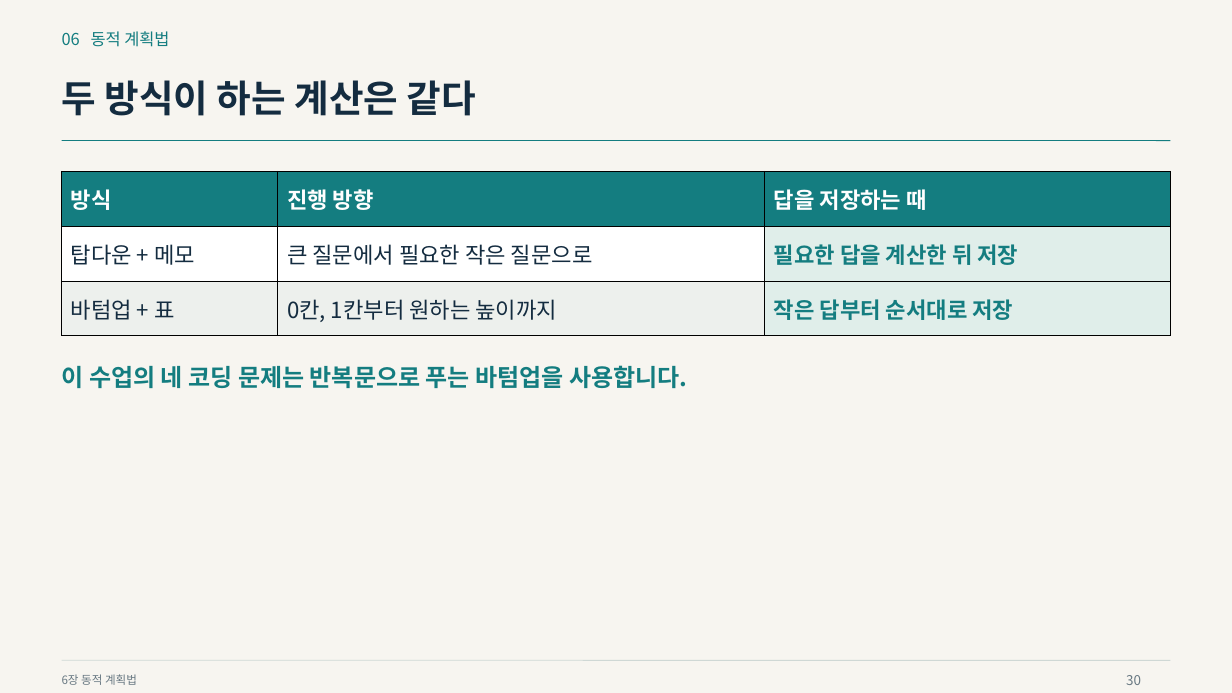
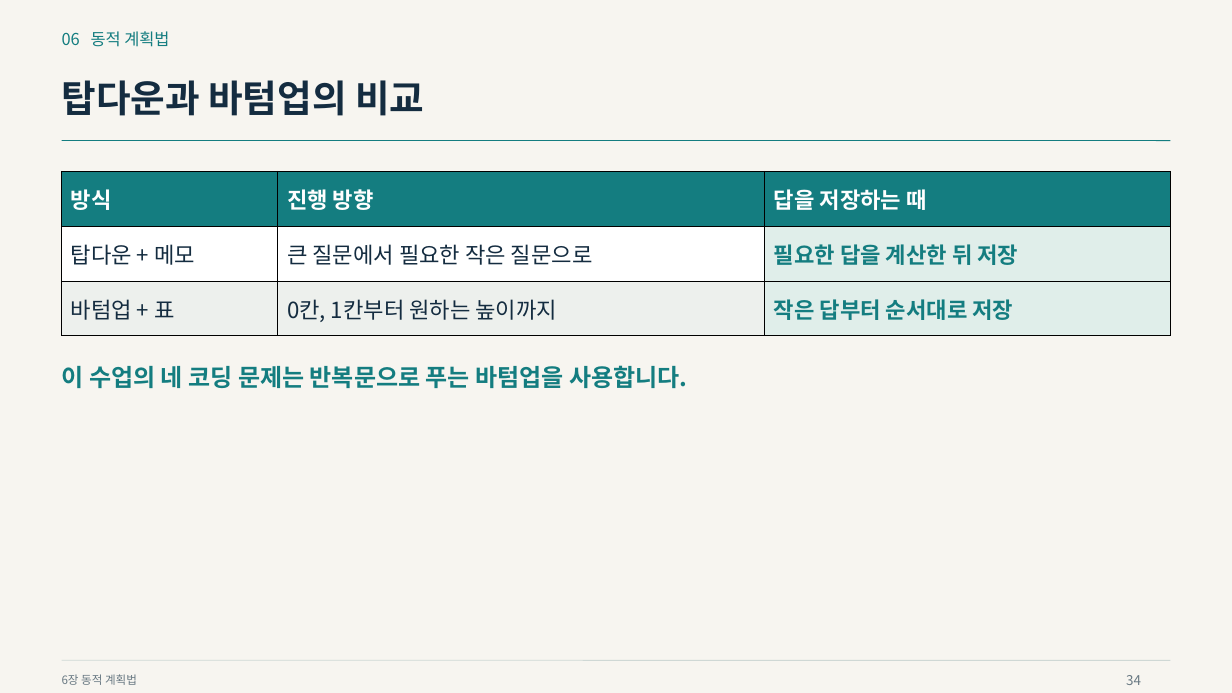
Before and after one commit to Sangdon-Park/Sangdon-Park.github.io, a slide deck: slide 34 of data/알고리즘/6장_동적_계획법.pptx (slide 30 before the commit). Drawn at 1232x693 pixels with LibreOffice and Linux fonts; fonts in the diff are those of the drawing. Boxes give left, top, right and bottom in pixels: in the first picture for what was removed or moved away, otherwise in the second. Text is boxed around its words. In the diff, an @@ line names an element or a change of style, - is before the commit and + after.

```diff
--- a/data/알고리즘/6장_동적_계획법.pptx
+++ b/data/알고리즘/6장_동적_계획법.pptx
@@ text at bbox=[62, 80, 424, 116]: text changed @@
-두 방식이 하는 계산은 같다
+탑다운과 바텀업의 비교
@@ text at bbox=[1126, 675, 1141, 685]: text changed @@
-30
+34
```
Also in this commit, not shown: 43 other slides changed, 6 slides added, 9 other files.
